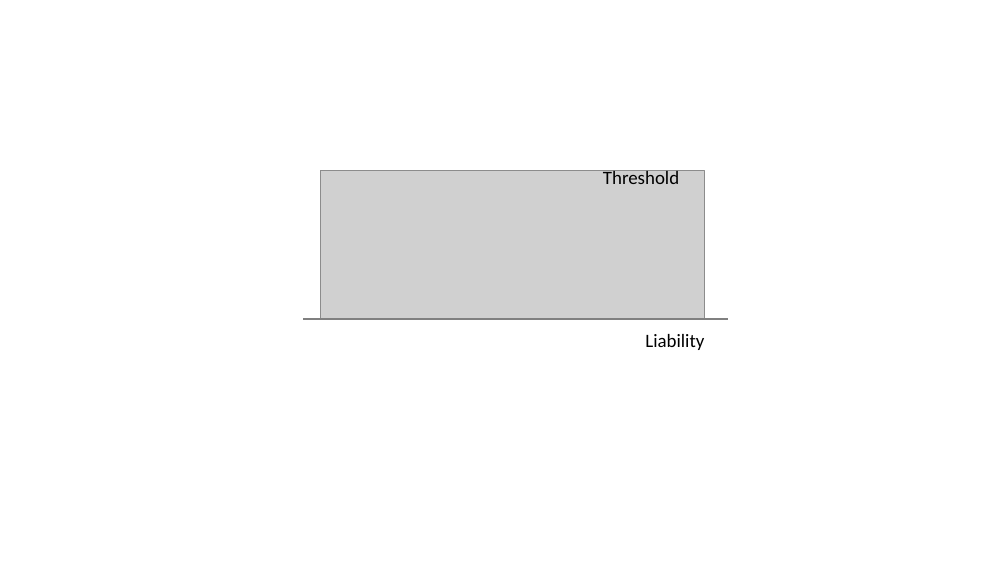
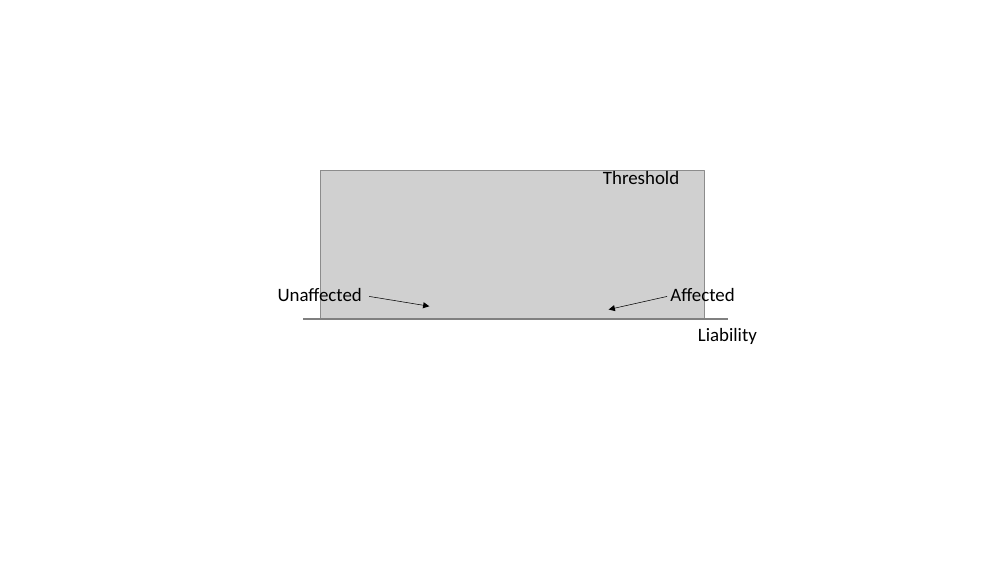
Before and after one commit to autism-exposome/home, a slide deck: slide 2 of resource/webImgSource.pptx. Drawn at 1008x567 pixels with LibreOffice and Linux fonts; fonts in the diff are those of the drawing; grey boxes stand for pictures. Boxes give left, top, right and bottom in pixels: in the first picture for what was removed or moved away, otherwise in the second. Text is boxed around its words. In the diff, an @@ line names an element or a change of style, - is before the commit and + after.

Commit message:
update liability  fig
# Conflicts:
#	news.html

```diff
--- a/resource/webImgSource.pptx
+++ b/resource/webImgSource.pptx
@@ text added at (278, 286, 362, 307), 18 pt, text #000000 @@
+Unaffected
@@ arrow added from (369, 296) to (430, 306), #000000 0.5 pt @@
@@ arrow added from (667, 296) to (609, 309), #000000 0.5 pt @@
@@ text added at (670, 286, 734, 307), 18 pt, text #000000 @@
+Affected
@@ text "Liability": place and size @@
-text "Liability" at (645, 334, 704, 350)
+text "Liability" at (698, 328, 757, 344)
```
Also in this commit, not shown: 1 other file.
